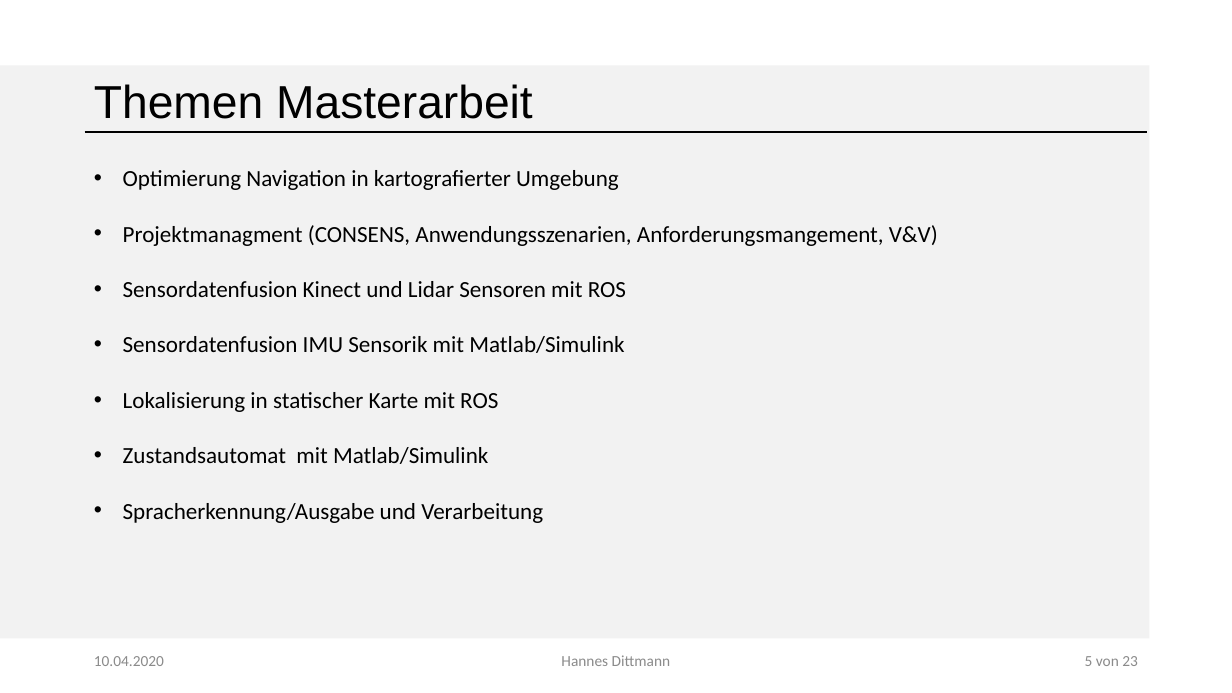
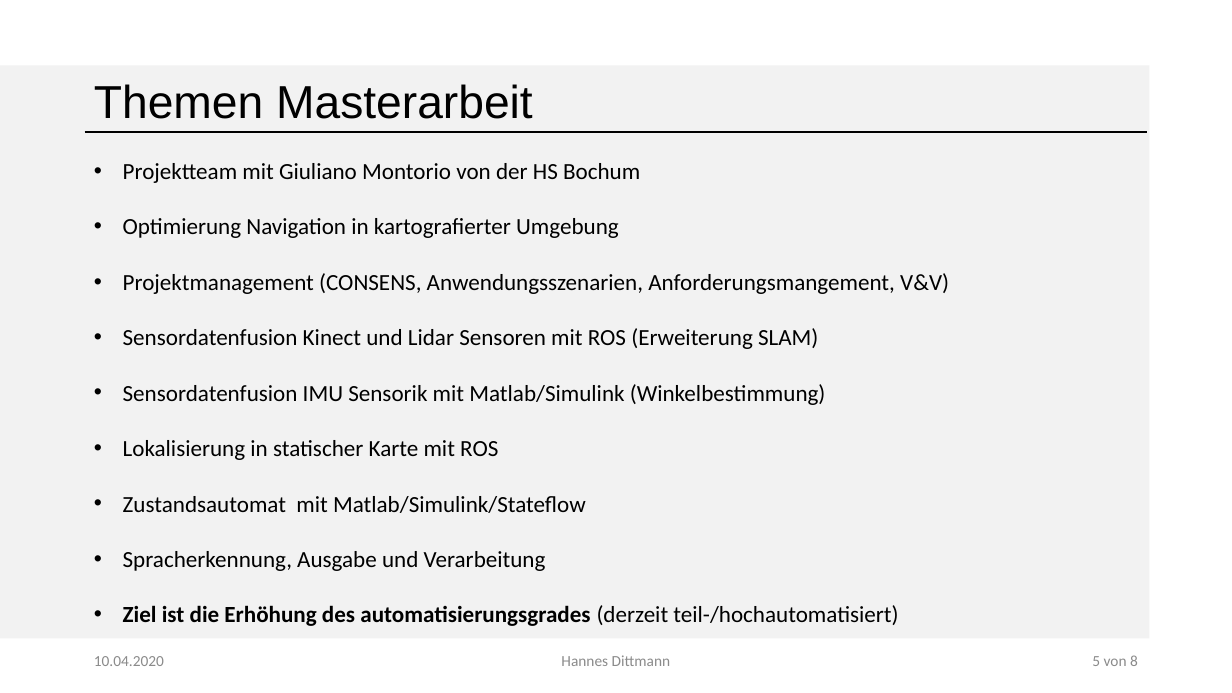
Before and after one commit to GiulliMo/Master_Doc, a slide deck: slide 5 of Präsentationen/HSHL/Besprechung_Göbel.pptx. Drawn at 1232x693 pixels with LibreOffice and Linux fonts; fonts in the diff are those of the drawing; background and template pictures are left out. Boxes give left, top, right and bottom in pixels: in the first picture for what was removed or moved away, otherwise in the second. Text is boxed around its words. In the diff, an @@ line names an element or a change of style, - is before the commit and + after.

```diff
--- a/Präsentationen/HSHL/Besprechung_Göbel.pptx
+++ b/Präsentationen/HSHL/Besprechung_Göbel.pptx
@@ text "Projektteam mit Giuliano Montorio von ..." moved from (x1=123, y1=170, x2=938, y2=523) to (x1=123, y1=163, x2=949, y2=626) @@
@@ text at (x1=123, y1=163, x2=640, y2=183): paragraph added @@
+• Projektteam mit Giuliano Montorio von der HS Bochum
@@ text at (x1=123, y1=273, x2=949, y2=405): text changed @@
-• Projektmanagment (CONSENS, Anwendungsszenarien, Anforderungsmangement, V&V)
-• Sensordatenfusion Kinect und Lidar Sensoren mit ROS
-• Sensordatenfusion IMU Sensorik mit Matlab/Simulink
+• Projektmanagement (CONSENS, Anwendungsszenarien, Anforderungsmangement, V&V)
+• Sensordatenfusion Kinect und Lidar Sensoren mit ROS (Erweiterung SLAM)
+• Sensordatenfusion IMU Sensorik mit Matlab/Simulink (Winkelbestimmung)
@@ text at (x1=123, y1=496, x2=898, y2=626): text changed @@
-• Zustandsautomat mit Matlab/Simulink
-• Spracherkennung/Ausgabe und Verarbeitung
+• Zustandsautomat mit Matlab/Simulink/Stateflow
+• Spracherkennung, Ausgabe und Verarbeitung
+• Ziel ist die Erhöhung des automatisierungsgrades (derzeit teil-/hochautomatisiert)
@@ text at (x1=1092, y1=655, x2=1138, y2=666): text changed @@
-5 von 23
+5 von 8
```
Also in this commit, not shown: 7 other slides changed, 1 other file.
